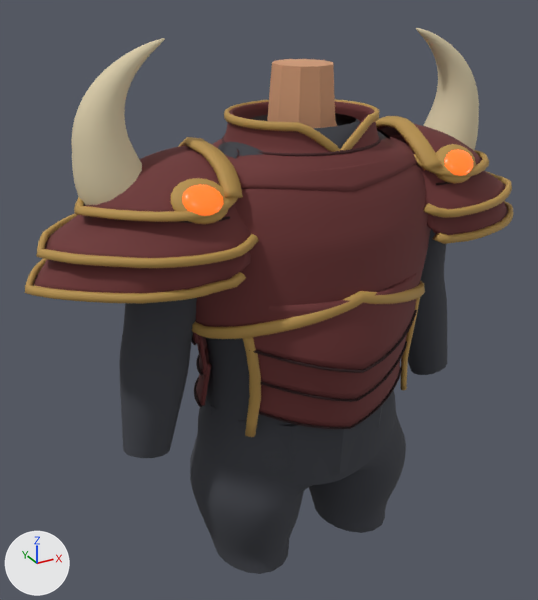
Renders of the glTF model assets/models/gear/a_dragonknight_d.glb from each side of a commit.
Both versions are drawn from a 50 mm lens placed at (-0.595, -0.966, 1.297), pointed at (-0.047, 0.03, 0.799). Lighting does not change. The marker at lower left points along +X, +Y and +Z. The picture after the commit comes second. Vertices at exactly the same position are counted once.

Names of what the first picture shows: 'DragonKnight', 'Hips', 'Neck', 'Pants', 'Sleeves', 'Under'.
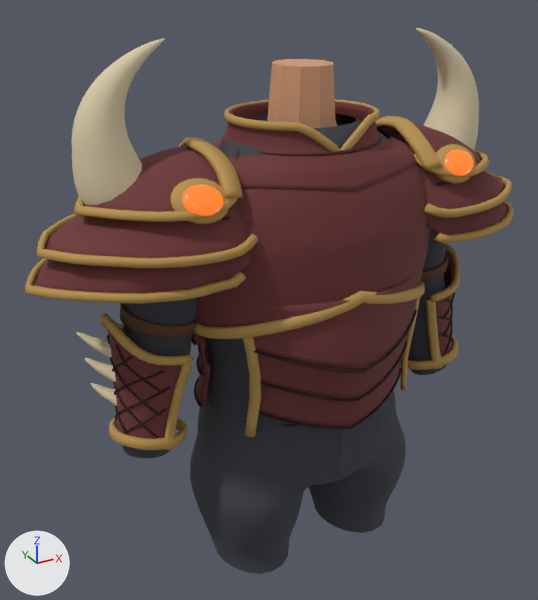
Location of each change, (x1, y1, x2, y2) in pixels of the pictures (538 x 600 px):
'DragonKnight', reshaped
    before: (25, 28, 513, 437)
    after: (25, 28, 513, 450)
part 1 of me_dragonknight_002, added
    after: (400, 244, 460, 370)
part 2 of me_dragonknight_002, added
    after: (76, 303, 198, 450)
'Sleeves', unchanged, covered by the edit
    before: (119, 129, 447, 458)
    after: (123, 129, 447, 458)

The change, as a list of edits to the scene's bpy script:
```text
Add mat_drk_leather:
    mat_drk_leather = bpy.data.materials.new('drk_leather')
    # nodes: BsdfPrincipled, Mix, OutputMaterial, VertexColor
    # colours: brown #5e3d2b, mixed with the vertex colours
Change me_dragonknight_002:
    used by ob_dragonknight; location = (0.0, 0.0, 0.0)
    remove me_dragonknight_002.from_pydata(...)  # 20866 vertices, 41392 faces; spans x -0.436..0.436, y -0.179..0.17, z 0.636..1.218
    add me_dragonknight_002.from_pydata(...)  # 26242 vertices, 51880 faces; spans x -0.436..0.436, y -0.179..0.17, z 0.616..1.218
    me_dragonknight_002 part 1: 2688 vertices added at x 0.181..0.36, y -0.063..0.103, z 0.616..0.842
    me_dragonknight_002 part 2: 2688 vertices added at x -0.36..-0.181, y -0.063..0.103, z 0.616..0.842
    add me_dragonknight_002.materials.append(mat_drk_leather)
```
